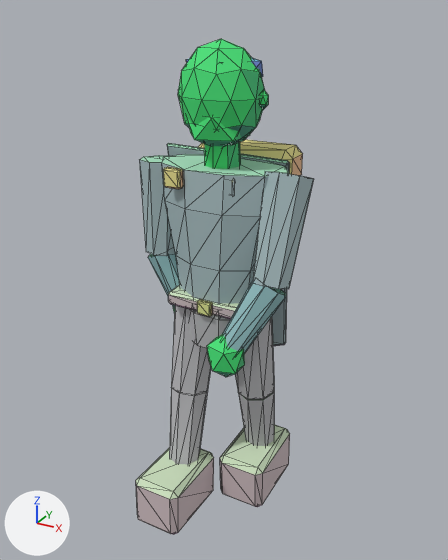
What one commit did to the glTF model assets/exports/npc/npc_refugee_contact_l_v01.glb.
Both versions are drawn from a 50 mm camera at (1.16, -2.09, 2.14) aimed at (0.01, -0.01, 1.1). Arrows for +X, +Y and +Z are at lower left; the lights stay in place. The older version comes first. Mesh edges are drawn as thin lines. Vertices at exactly the same position are counted once.

The scene before the commit, as lines of its bpy script (objects in view):
```python
me_geo_npc_refugee_contact_l_v01 = bpy.data.meshes.new('GEO_npc_refugee_contact_l_v01')
me_geo_npc_refugee_contact_l_v01.from_pydata(...)  # 538 vertices, 968 faces; spans x -0.38..0.38, y -0.41..0.31, z -0.01..2.04
me_geo_npc_refugee_contact_l_v01.materials.append(mat_mat_npc_indexed)
ob_geo_npc_refugee_contact_l_v01 = bpy.data.objects.new('GEO_npc_refugee_contact_l_v01', me_geo_npc_refugee_contact_l_v01)
ob_geo_npc_refugee_contact_l_v01.location = (0.0, 0.0, 0.0)
```
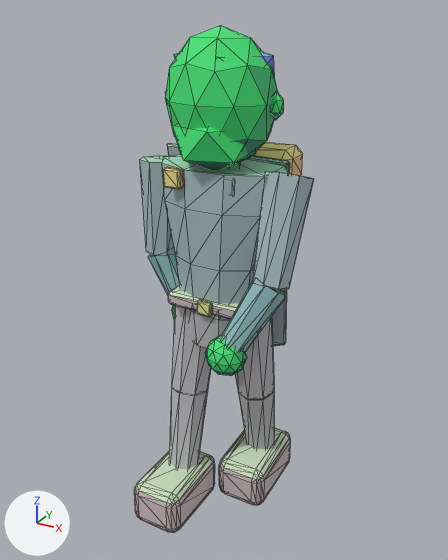
Scene script edits in JSON lines:
```json
{"block": "me_geo_npc_refugee_contact_l_v01", "where": "# used by ob_geo_npc_refugee_contact_l_v01; location = (0.0, 0.0, 0.0)"}
{"op": "remove", "block": "me_geo_npc_refugee_contact_l_v01", "code": "me_geo_npc_refugee_contact_l_v01.from_pydata(...)  # 538 vertices, 968 faces; spans x -0.38..0.38, y -0.41..0.31, z -0.01..2.04"}
{"op": "add", "block": "me_geo_npc_refugee_contact_l_v01", "code": "me_geo_npc_refugee_contact_l_v01.from_pydata(...)  # 742 vertices, 1376 faces; spans x -0.38..0.38, y -0.42..0.31, z 0.0..2.08"}
{"block": "me_geo_npc_refugee_contact_l_v01", "change": "me_geo_npc_refugee_contact_l_v01 part 1: a new loose piece, an icosphere of 80 faces spanning x -0.21..0.21, y -0.2..0.18, z 1.57..2.08, in mat_mat_npc_indexed"}
{"block": "me_geo_npc_refugee_contact_l_v01", "change": "me_geo_npc_refugee_contact_l_v01 part 2: a new loose piece, an icosphere of 20 faces spanning x -0.16..0.16, y -0.2..0.08, z 1.56..1.81, in mat_mat_npc_indexed"}
{"block": "me_geo_npc_refugee_contact_l_v01", "change": "me_geo_npc_refugee_contact_l_v01 part 3: a new loose piece, an icosphere of 20 faces spanning x 0.192..0.249, y -0.026..0.018, z 1.767..1.868, in mat_mat_npc_indexed"}
{"block": "me_geo_npc_refugee_contact_l_v01", "change": "me_geo_npc_refugee_contact_l_v01 part 4: a new loose piece, an icosphere of 20 faces spanning x -0.2..0.2, y -0.14..0.17, z 1.85..2.03, in mat_mat_npc_indexed"}
{"block": "me_geo_npc_refugee_contact_l_v01", "change": "me_geo_npc_refugee_contact_l_v01 part 5: the loose piece of 24 vertices spanning x -0.23..-0.01, y -0.41..-0.04, z -0.01..0.24 is rebuilt with 96 vertices and now spans x -0.24..-0.01, y -0.42..-0.03, z 0.0..0.22"}
{"block": "me_geo_npc_refugee_contact_l_v01", "change": "me_geo_npc_refugee_contact_l_v01 part 6: the loose piece of 24 vertices spanning x 0.01..0.23, y -0.08..0.29, z -0.01..0.24 is rebuilt with 96 vertices and now spans x 0.01..0.24, y -0.09..0.3, z 0.0..0.22"}
{"block": "me_geo_npc_refugee_contact_l_v01", "change": "me_geo_npc_refugee_contact_l_v01 part 7: the loose piece of 42 vertices spanning x -0.16..0.16, y -0.15..0.13, z 1.64..2.04 is deleted"}
{"block": "me_geo_npc_refugee_contact_l_v01", "change": "me_geo_npc_refugee_contact_l_v01 part 8: the loose piece of 12 vertices spanning x 0.15..0.19, y -0.02..0.01, z 1.8..1.87 is deleted"}
{"block": "me_geo_npc_refugee_contact_l_v01", "change": "me_geo_npc_refugee_contact_l_v01 part 9: the loose piece of 12 vertices spanning x -0.12..0.12, y -0.14..0.08, z 1.64..1.83 is deleted"}
{"block": "me_geo_npc_refugee_contact_l_v01", "change": "me_geo_npc_refugee_contact_l_v01 part 10: the loose piece of 12 vertices spanning x -0.15..0.15, y -0.1..0.14, z 1.87..2.0 is deleted"}
{"block": "me_geo_npc_refugee_contact_l_v01", "change": "me_geo_npc_refugee_contact_l_v01 part 11: 16 vertices moved within x -0.22..0.22, y -0.33..0.05, z 0.87..0.95; 8 vertices removed from x -0.24..0.24, y -0.26..-0.02, z 0.81..1.01; 68 vertices added at x -0.24..0.24, y -0.34..0.06, z 0.83..0.99"}
{"block": "me_geo_npc_refugee_contact_l_v01", "change": "me_geo_npc_refugee_contact_l_v01 part 12: 8 vertices moved from x -0.07..0.07, y -0.07..0.07, z 1.7 to x -0.07..0.07, y -0.07..0.07, z 1.66"}
{"block": "me_geo_npc_refugee_contact_l_v01", "change": "other edits to the shape of me_geo_npc_refugee_contact_l_v01 do not show in these pictures"}
```

Boxes (x1, y1, x2, y2) around the edits, measured in the pictures (448 x 560 px; the box of a moved part takes in the faces that stretch with it):
```json
{"object": "GEO_npc_refugee_contact_l_v01", "change": "reshaped", "before": [136, 39, 314, 534], "after": [134, 26, 314, 533]}
{"part": 1, "of": "me_geo_npc_refugee_contact_l_v01", "change": "added", "after": [165, 26, 278, 165], "on screen": "green"}
{"part": 2, "of": "me_geo_npc_refugee_contact_l_v01", "change": "added", "after": [173, 124, 256, 170], "on screen": "green"}
{"part": 3, "of": "me_geo_npc_refugee_contact_l_v01", "change": "added", "after": [271, 91, 284, 120]}
{"part": 4, "of": "me_geo_npc_refugee_contact_l_v01", "change": "added", "after": [174, 52, 275, 77]}
{"part": 5, "of": "me_geo_npc_refugee_contact_l_v01", "change": "rebuilt", "before": [136, 448, 214, 534], "after": [134, 451, 215, 533]}
{"part": 6, "of": "me_geo_npc_refugee_contact_l_v01", "change": "rebuilt", "before": [220, 425, 290, 507], "after": [219, 427, 291, 505]}
{"part": 7, "of": "me_geo_npc_refugee_contact_l_v01", "change": "deleted", "before": [178, 39, 265, 146], "on screen": "green"}
{"part": 8, "of": "me_geo_npc_refugee_contact_l_v01", "change": "deleted", "before": [260, 90, 269, 110]}
{"part": 9, "of": "me_geo_npc_refugee_contact_l_v01", "change": "deleted", "before": [188, 117, 250, 147], "on screen": "green"}
{"part": 10, "of": "me_geo_npc_refugee_contact_l_v01", "change": "deleted", "before": [186, 58, 263, 77]}
{"part": 11, "of": "me_geo_npc_refugee_contact_l_v01", "change": "built on", "before": [173, 308, 245, 377], "after": [172, 306, 247, 376]}
{"part": 12, "of": "me_geo_npc_refugee_contact_l_v01", "change": "moved or reshaped", "before": [204, 142, 241, 169], "after": [223, 162, 241, 169], "on screen": "mostly hidden afterwards"}
```
